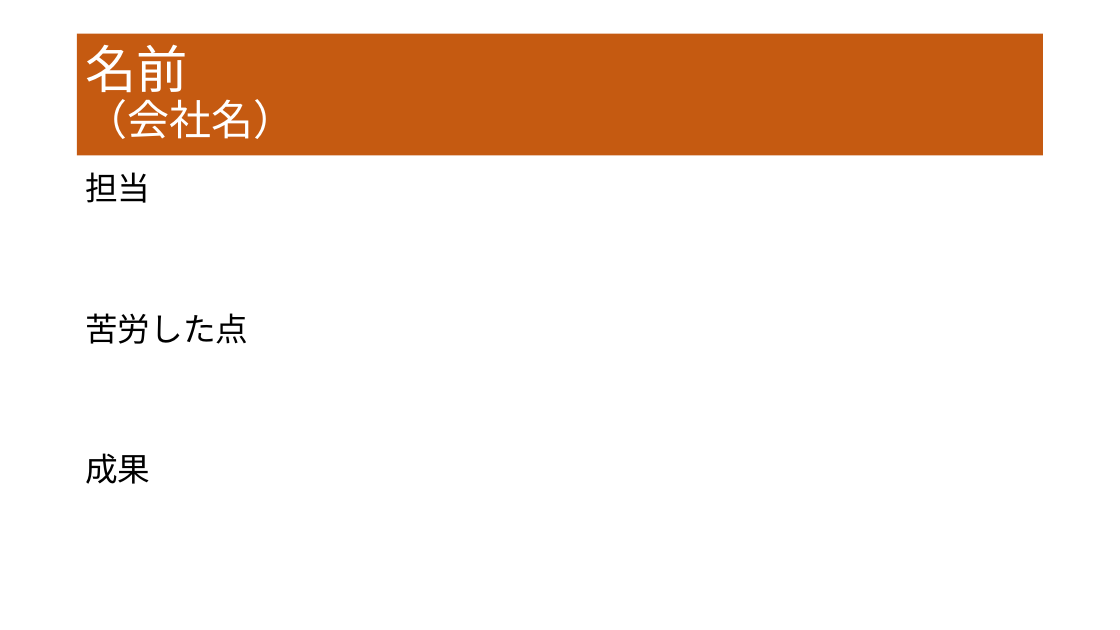
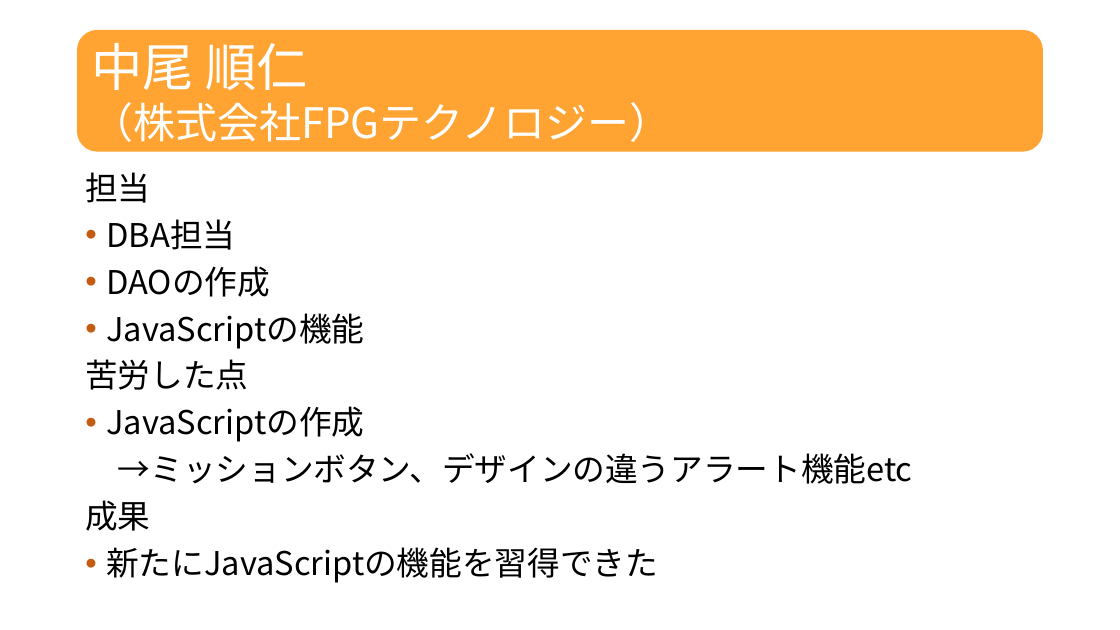
Before and after one commit to dojo2022/F-3, a slide deck: slide 19 of doc/プレゼン資料_F3_なかおっち.pptx. Drawn at 1120x630 pixels with LibreOffice and Linux fonts; fonts in the diff are those of the drawing. Boxes give left, top, right and bottom in pixels: in the first picture for what was removed or moved away, otherwise in the second. Text is boxed around its words. In the diff, an @@ line names an element or a change of style, - is before the commit and + after.

```diff
--- a/doc/プレゼン資料_F3_なかおっち.pptx
+++ b/doc/プレゼン資料_F3_なかおっち.pptx
@@ rounded rectangle "中尾 順仁": place and size @@
-rounded rectangle "中尾 順仁" at (77,34,1044,155)
+rounded rectangle "中尾 順仁" at (77,30,1044,152)
@@ rounded rectangle "中尾 順仁" at (77,30,1044,152): title to rounded rectangle; fill #C55A11 to #FFA333 @@
@@ text in rounded rectangle at (91,43,671,142): text changed @@
-名前
-（会社名）
+中尾 順仁
+（株式会社FPGテクノロジー）
@@ text at (106,219,364,349): paragraphs added @@
+• DBA担当
+• DAOの作成
+• JavaScriptの機能
@@ text at (106,406,912,484): paragraphs added @@
+• JavaScriptの作成
+→ミッションボタン、デザインの違うアラート機能etc
@@ text at (106,547,658,583): paragraph added @@
+• 新たにJavaScriptの機能を習得できた
```
Also in this commit, not shown: 7 other slides changed, 2 slides added, 3 slides removed.
